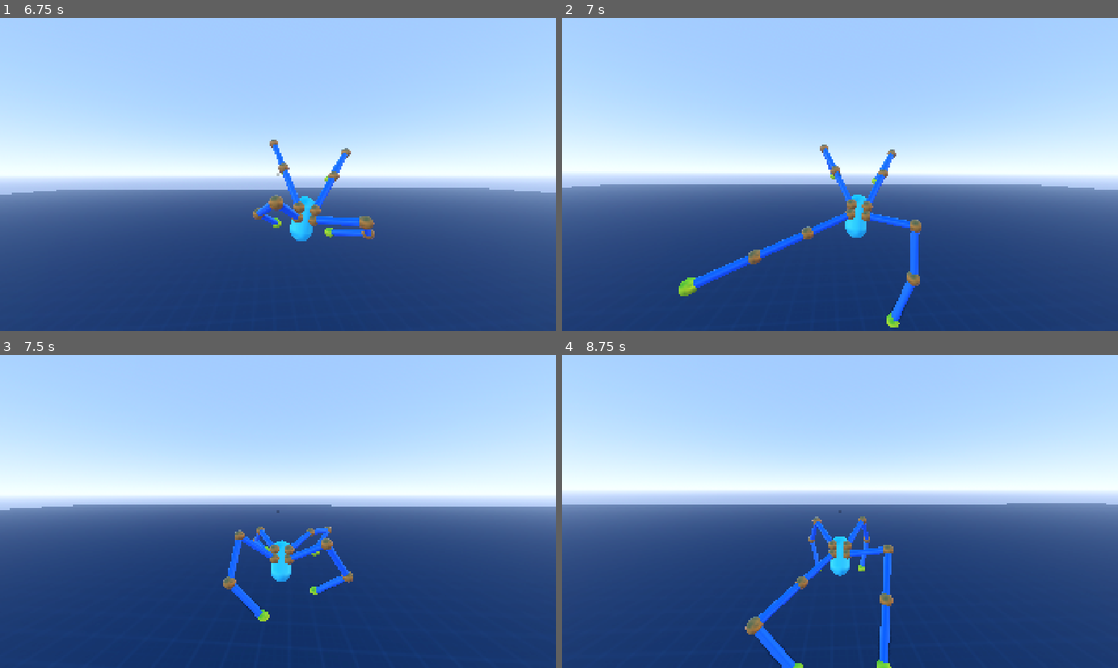
Above: before the commit, frames 1-4 (two rows, left to right).
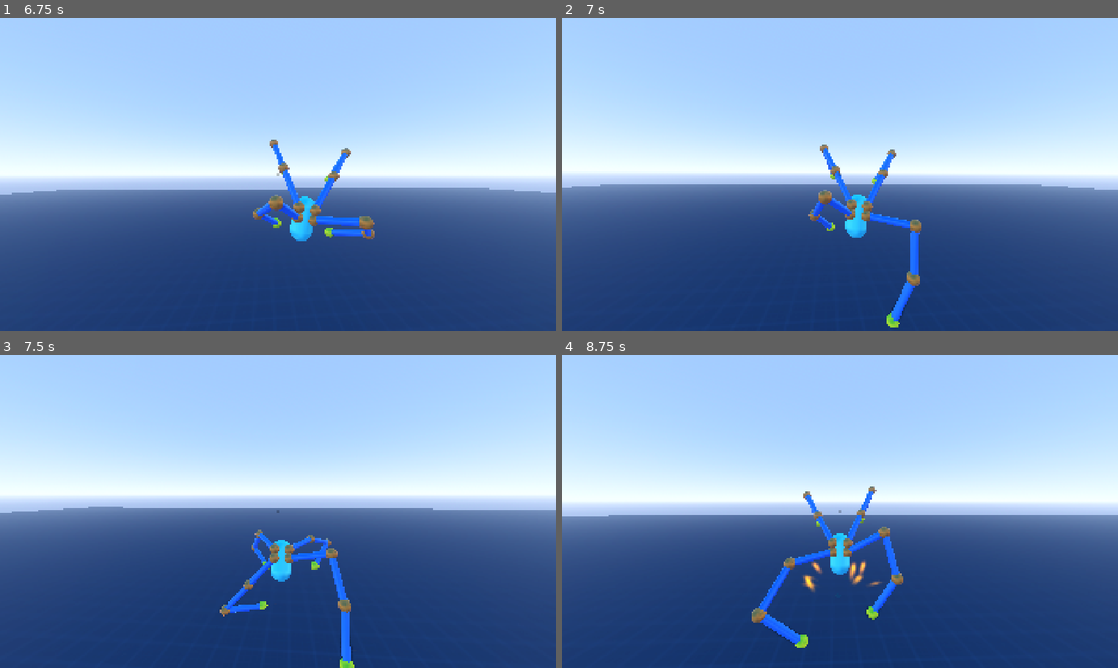
Above: after the commit, the same moments.

Repository: lliamsymonds04/doc-oc
Game: Godot game, scene res://main.tscn
Same seed, same stepped clock (60 frames per second), same inputs: the game is played once before the commit and once after it.
Inputs (mouse positions are in pixels of both pictures, inside the frame that each line leads up to):
- Up to frame 1 (6.75 s): move the mouse to (305, 174) at 0.52 s; hold Shift (sprint) 0.53-1.28 s; hold W (forward) 0.53-5.78 s; tap Space (jump) at 0.77, 1.52, 3.02, 3.77, 4.52, 6.02 s; move the mouse to (250, 174) at 1.27 s; tap Shift (sprint) every 1.5 s from 1.35 to 5.85 s; move the mouse to (289, 168) at 2.02 s; hold Shift (sprint) 2.03-2.78 s; move the mouse to (272, 180) at 2.77 s; move the mouse to (316, 177) at 3.52 s; hold Shift (sprint) 3.53-4.28 s; move the mouse to (233, 171) at 4.27 s; move the mouse to (283, 174) at 5.02 s; hold Shift (sprint) 5.03-5.78 s; move the mouse to (255, 168) at 5.77 s; hold D (right) 5.78-6.53 s; move the mouse to (305, 174) at 6.52 s; hold W (forward) from 6.53 s (still down); hold Shift (sprint) from 6.53 s (still down)
- Up to frame 2 (7 s): keep holding W (forward); keep holding Shift (sprint); tap Space (jump) at 6.77 s
- Up to frame 3 (7.5 s): keep holding W (forward); move the mouse to (250, 511) at 7.27 s; release Shift (sprint) at 7.28 s; tap Shift (sprint) at 7.35 s
- Up to frame 4 (8.75 s): keep holding W (forward); tap Space (jump) at 7.52 s; move the mouse to (851, 505) at 8.02 s; hold Shift (sprint) from 8.03 s (still down)

Frame 1 is identical in both runs. In frame 2, 1.3% of the frame differs, in the area x 21-53%, y 54-89%; in frame 3, 3.4%; in frame 4, 11%, in the area x 0-100%, y 42-100%.

Commit message:
fix: updated target world in update idle target

Diff:
--- a/systems/inverse_kinematics/arm_mount.gd
+++ b/systems/inverse_kinematics/arm_mount.gd
@@ -49,21 +49,6 @@
 func _process(dt: float) -> void:
 	_sway_time += dt
 
-func update_idle_target(dt: float, lerp_speed := 0.0, world_offset := Vector3.ZERO) -> void:
-	if arm == null or arm.is_stepping:
-		return
-	var desired := compute_idle_target()
-	if world_offset != Vector3.ZERO:
-		desired += global_transform.basis.inverse() * world_offset
-	if lerp_speed > 0.0:
-		arm.target = arm.target.lerp(desired, lerp_speed * dt)
-	else:
-		arm.target = desired
-func update_planted_target() -> void:
-	if arm == null or arm.is_stepping:
-		return
-	arm.target = arm.to_local(arm.target_world)
-
 func init(p: PlayerController) -> BasicArm:
 	if vertical_mount == null or horizontal_mount == null:
 		push_error("vertical and horizontal mount must be set")
@@ -105,47 +90,26 @@
 
 	return arm
 
-func _step_effect_suppressed(is_servo: bool) -> bool:
-	var now := Time.get_ticks_msec() / 1000.0
-	if is_servo:
-		return now - horizontal_mount.last_servo_time < EFFECT_SAME_BEAT_WINDOW \
-			or now - diagonal_mount.last_servo_time < EFFECT_SAME_BEAT_WINDOW
-	return now - horizontal_mount.last_landed_time < EFFECT_SAME_BEAT_WINDOW \
-		or now - diagonal_mount.last_landed_time < EFFECT_SAME_BEAT_WINDOW
-
-func _stamp_landed() -> void:
-	last_landed_time = Time.get_ticks_msec() / 1000.0
-
-func _stamp_servo() -> void:
-	last_servo_time = Time.get_ticks_msec() / 1000.0
-
-func _play_landed_sound(pos, _normal) -> void:
-	if _step_effect_suppressed(false):
-		return
-
-	_audio_player.reset_physics_interpolation()
-	_audio_player.position = pos
-	_audio_player.volume_db = footstep_volume
-	_stamp_landed()
-
-	AudioUtil.play_with_pitch(_audio_player)
-
-func _play_servo(_pos, _normal) -> void:
-	if _step_effect_suppressed(true):
-		return
-
-	_servo_player.volume_db = servo_volume
-	_stamp_servo()
-
-	AudioUtil.play_with_pitch(_servo_player)
-
-func _shake_camera(_pos: Vector3, _normal: Vector3) -> void:
-	if _step_effect_suppressed(false):
-		return
-
-	_stamp_landed()
-	var trauma = player.sprint_step_trauma if player.is_sprinting() else player.step_trauma
-	player.camera_controller.add_trauma(trauma)
+func update_idle_target(dt: float, lerp_speed := 0.0, world_offset := Vector3.ZERO) -> void:
+	if arm == null or arm.is_stepping:
+		return
+
+	var desired := compute_idle_target()
+	if world_offset != Vector3.ZERO:
+		desired += global_transform.basis.inverse() * world_offset
+
+	if lerp_speed > 0.0:
+		arm.target = arm.target.lerp(desired, lerp_speed * dt)
+	else:
+		arm.target = desired
+
+	arm.target_world = to_global(arm.target)
+	_cached_target_world = arm.target_world
+
+func update_planted_target() -> void:
+	if arm == null or arm.is_stepping:
+		return
+	arm.target = arm.to_local(arm.target_world)
 
 func compute_idle_target() -> Vector3:
 	if idle_target == null:
@@ -187,6 +151,48 @@
 
 	if is_leg:
 		update_ground_step_target(velocity)
+
+func _step_effect_suppressed(is_servo: bool) -> bool:
+	var now := Time.get_ticks_msec() / 1000.0
+	if is_servo:
+		return now - horizontal_mount.last_servo_time < EFFECT_SAME_BEAT_WINDOW \
+			or now - diagonal_mount.last_servo_time < EFFECT_SAME_BEAT_WINDOW
+	return now - horizontal_mount.last_landed_time < EFFECT_SAME_BEAT_WINDOW \
+		or now - diagonal_mount.last_landed_time < EFFECT_SAME_BEAT_WINDOW
+
+func _stamp_landed() -> void:
+	last_landed_time = Time.get_ticks_msec() / 1000.0
+
+func _stamp_servo() -> void:
+	last_servo_time = Time.get_ticks_msec() / 1000.0
+
+func _play_landed_sound(pos, _normal) -> void:
+	if _step_effect_suppressed(false):
+		return
+
+	_audio_player.reset_physics_interpolation()
+	_audio_player.position = pos
+	_audio_player.volume_db = footstep_volume
+	_stamp_landed()
+
+	AudioUtil.play_with_pitch(_audio_player)
+
+func _play_servo(_pos, _normal) -> void:
+	if _step_effect_suppressed(true):
+		return
+
+	_servo_player.volume_db = servo_volume
+	_stamp_servo()
+
+	AudioUtil.play_with_pitch(_servo_player)
+
+func _shake_camera(_pos: Vector3, _normal: Vector3) -> void:
+	if _step_effect_suppressed(false):
+		return
+
+	_stamp_landed()
+	var trauma = player.sprint_step_trauma if player.is_sprinting() else player.step_trauma
+	player.camera_controller.add_trauma(trauma)
 
 func get_step_distance() -> float:
 	if step_target == null:
